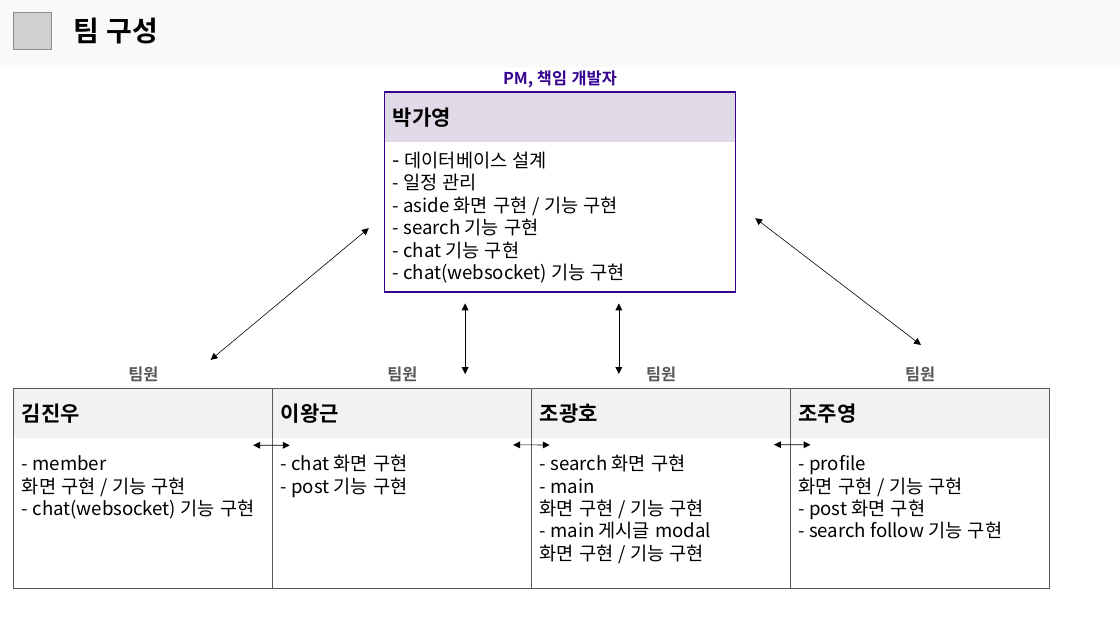
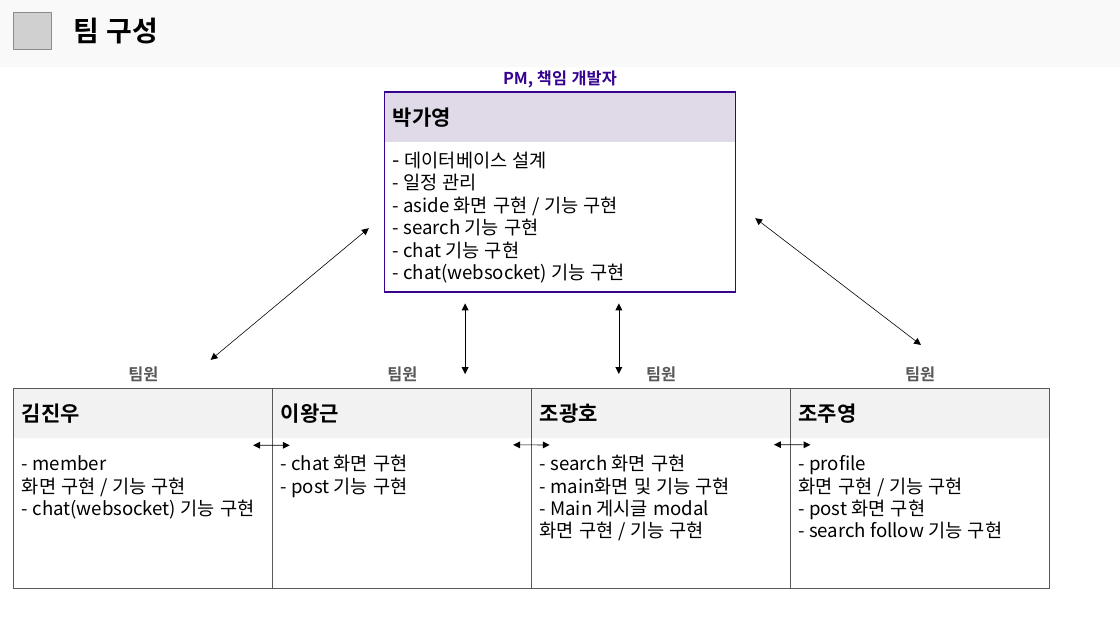
Before and after one commit to JGwanghou/Photostagram_, a slide deck: slide 5 of 프로젝트 발표 보고서.pptx. Drawn at 1120x630 pixels with LibreOffice and Linux fonts; fonts in the diff are those of the drawing; grey boxes stand for pictures. Boxes give left, top, right and bottom in pixels: in the first picture for what was removed or moved away, otherwise in the second. Text is boxed around its words. In the diff, an @@ line names an element or a change of style, - is before the commit and + after.

```diff
--- a/프로젝트 발표 보고서.pptx
+++ b/프로젝트 발표 보고서.pptx
@@ text at (x1=550, y1=477, x2=730, y2=517): text changed @@
-- main
+- main화면 및 기능 구현
+- Main 게시글 modal
@@ text at (x1=540, y1=518, x2=711, y2=562): paragraphs removed @@
-- main 게시글 modal
-화면 구현 / 기능 구현
```
Also in this commit, not shown: 1 other slide changed.
